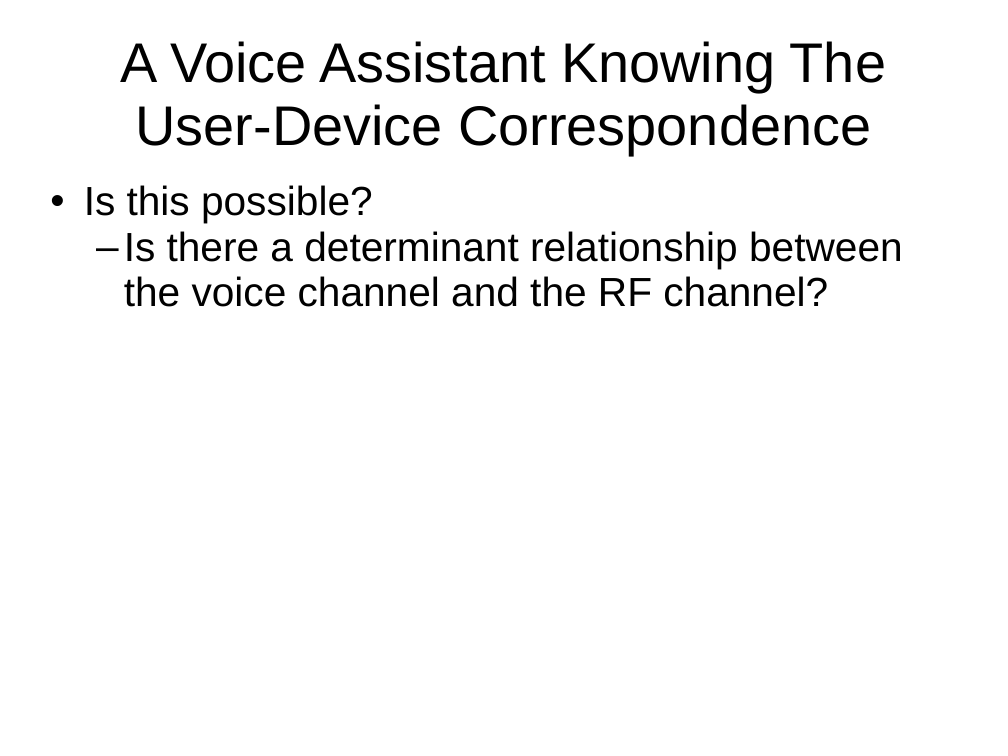
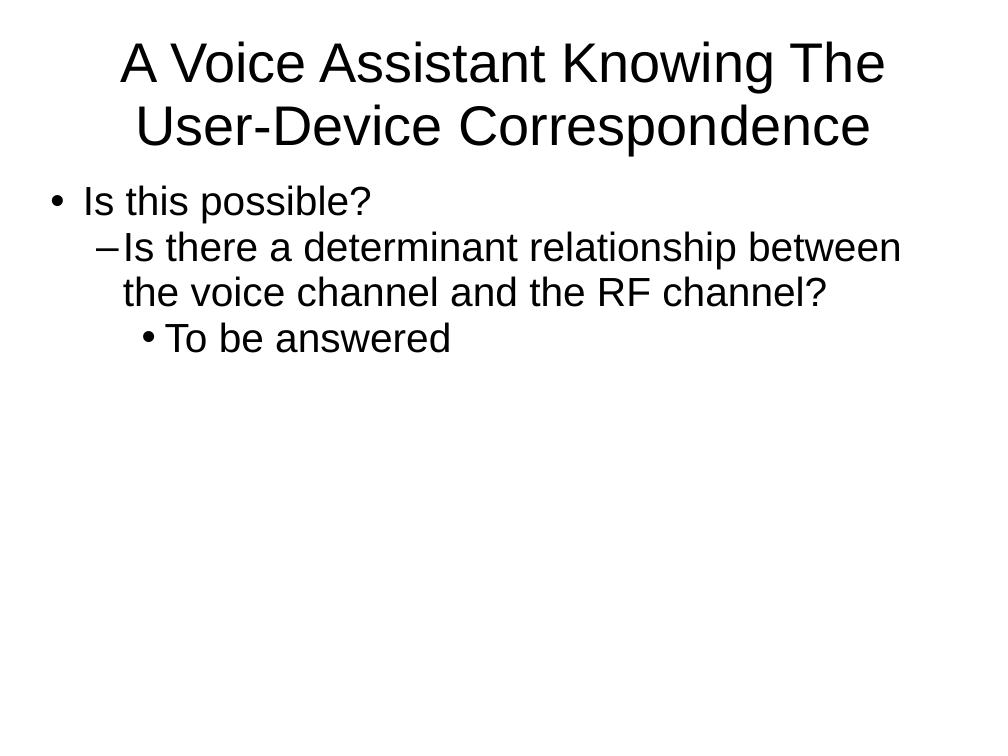
Before and after one commit to HSID/Ubuntu-Desktop, a slide deck: slide 7 of Enhanced-Smart-Home-Assistant.ppt. Drawn at 1008x756 pixels with LibreOffice and Linux fonts; fonts in the diff are those of the drawing. Boxes give left, top, right and bottom in pixels: in the first picture for what was removed or moved away, otherwise in the second. Text is boxed around its words. In the diff, an @@ line names an element or a change of style, - is before the commit and + after.

```diff
--- a/Enhanced-Smart-Home-Assistant.ppt
+++ b/Enhanced-Smart-Home-Assistant.ppt
@@ subtitle at (165,322,451,353): paragraph added @@
+    • To be answered
```
Also in this commit, not shown: 24 other slides changed, 12 slides added, 1 other file.
